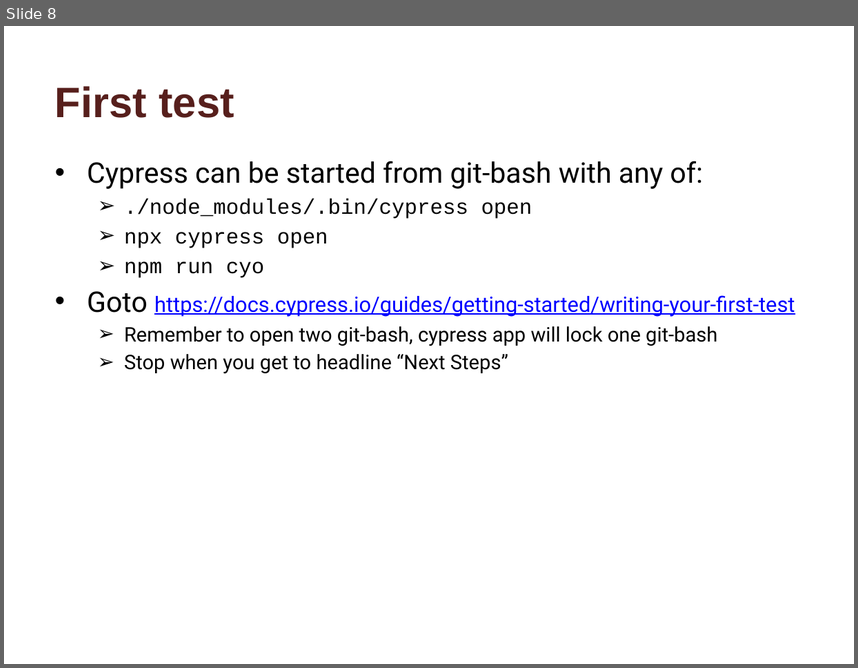
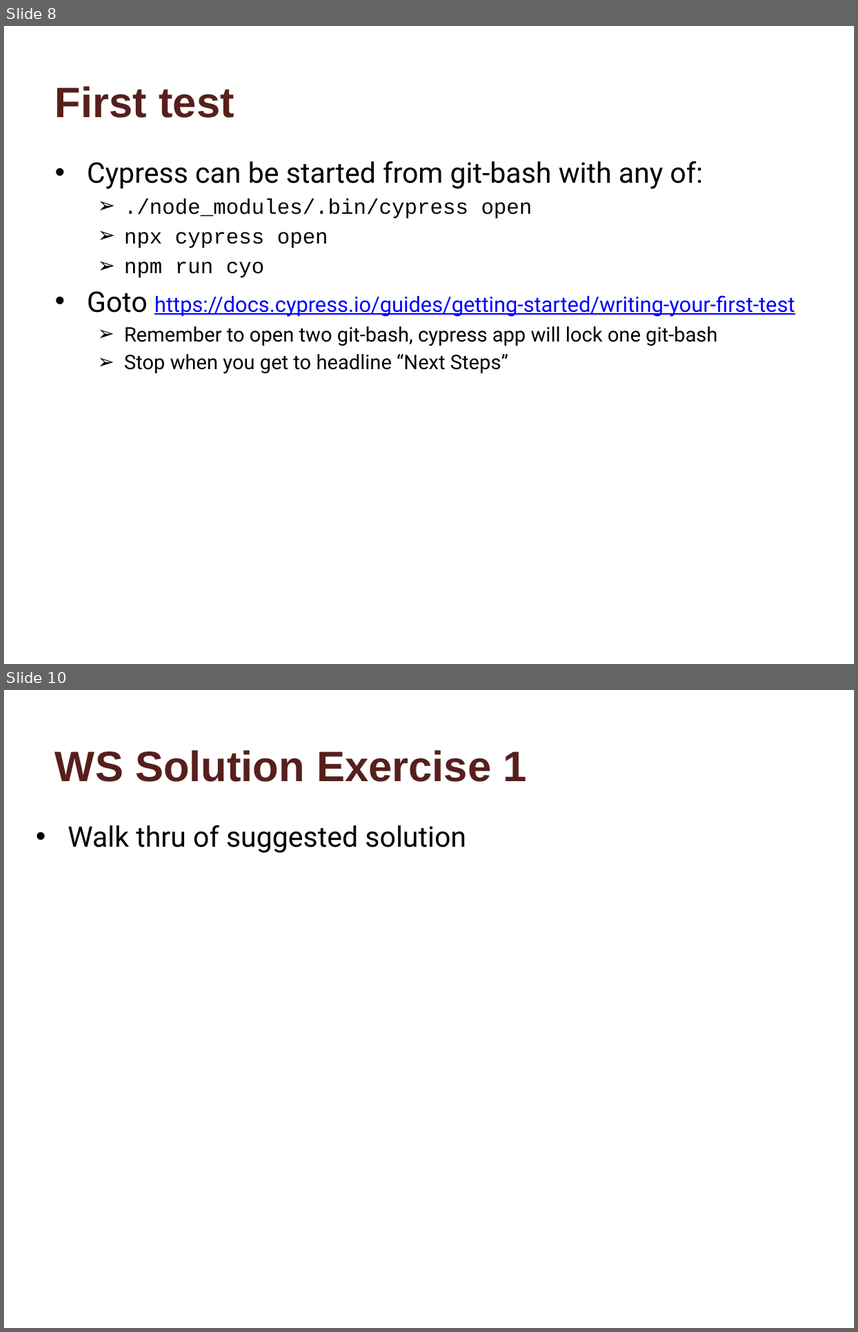
Before and after one commit to andekd/CypressWS, a slide deck: workshop/CypressWS.pptx. Shown one above the other, each under a label of ours: slide 8 before the commit, slides 8 and 10 after it; the slides between them are not shown. The pictures are 858x668 and 858x1332 pixels, drawn with LibreOffice and Linux fonts; fonts in the diff are those of the drawing; background and template pictures are left out. Boxes give left, top, right and bottom in pixels: in the first picture for what was removed or moved away, otherwise in the second. Text is boxed around its words. In the diff, an @@ line names an element or a change of style, - is before the commit and + after.

```diff
--- a/workshop/CypressWS.pptx
+++ b/workshop/CypressWS.pptx
@@ slide 10 added at box(4, 690, 854, 1328), background #FFFFFF @@
@@ title added at box(55, 750, 526, 782), 36 pt, text #571F1C, bold @@
+WS Solution Exercise 1
@@ text added at box(67, 825, 466, 853), 24 pt, text #000000 @@
+• Walk thru of suggested solution
```
Also in this commit, not shown: 2 slides changed, 2 other slides added.
